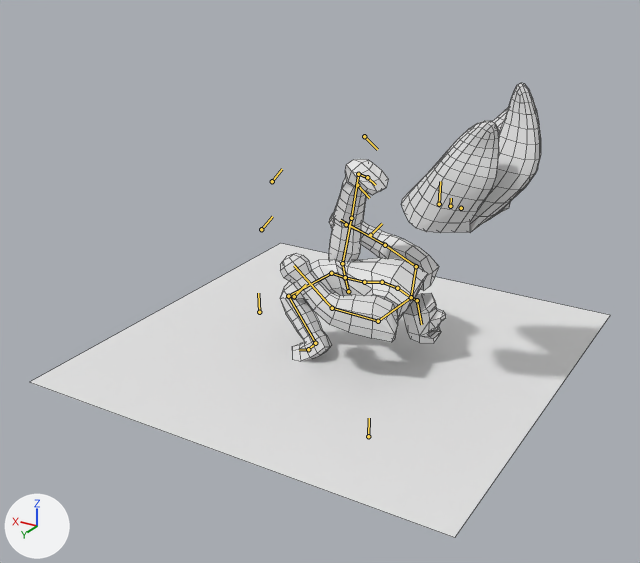
Before and after pictures for a commit that changed the Blender file Models/Tiki.blend.
Before and after are seen from a 50 mm lens placed at (-18.3, 34.1, 19.2), pointed at (0.7, 2.5, 3.4). The axes (+X, +Y, +Z) are drawn at lower left. The lights are the same throughout. Both versions are drawn at frame 5 of the action 'UpNormal'; the numbers are the values there. The bones that bend it are drawn over the model as lines. Mesh edges are drawn as thin lines.

In view in the first picture: 'Cube', 'Plane', 'head', 'torso'.
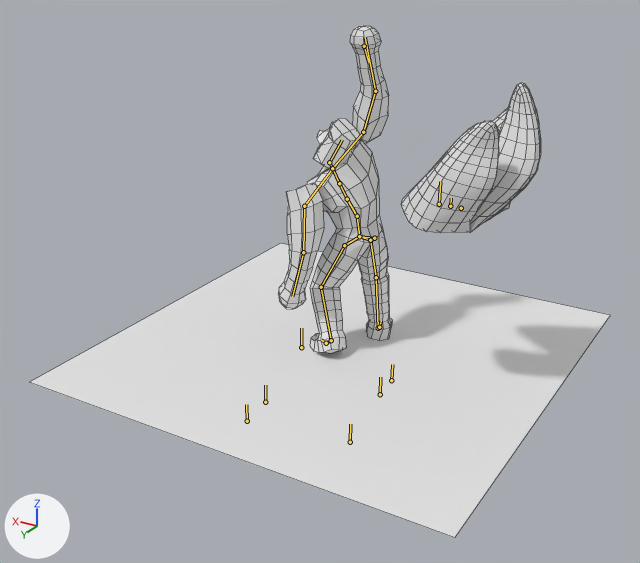
What differs and where, as boxes [x1, y1, x2, y2] in the pictures (640 x 563 px):
'torso', posed (28% narrower, 62% taller)
    before: [280, 159, 439, 361]
    after: [278, 26, 392, 354]
'head', posed (11% wider)
    before: [403, 293, 446, 343]
    after: [313, 119, 361, 170]
bone 'Bone.001', root to tip
    before: (259, 312) to (258, 293)
    after: (247, 421) to (246, 404)
bone 'Bone.006', root to tip
    before: (357, 185) to (369, 198)
    after: (391, 380) to (392, 364)
bone 'Bone.024', root to tip
    before: (294, 296) to (306, 284)
    after: (301, 347) to (301, 328)
bone 'Bone.026', root to tip
    before: (261, 229) to (272, 216)
    after: (265, 402) to (265, 385)
bone 'Bone.028', root to tip
    before: (368, 436) to (369, 418)
    after: (350, 442) to (350, 424)
bone 'Bone.029', root to tip
    before: (364, 136) to (377, 149)
    after: (380, 394) to (380, 377)
bone 'Bone.030', root to tip
    before: (348, 291) to (345, 277)
    after: (374, 238) to (359, 236)
bone 'Bone', root to tip
    before: (345, 277) to (364, 282)
    after: (359, 236) to (357, 216)
bone 'Bone.007', root to tip
    before: (411, 297) to (378, 321)
    after: (332, 168) to (304, 206)
bone 'Bone.015', root to tip
    before: (417, 300) to (421, 324)
    after: (329, 162) to (342, 140)
bone 'Bone.016', root to tip
    before: (411, 297) to (416, 266)
    after: (332, 168) to (363, 132)
bone 'Bone.019', root to tip
    before: (345, 277) to (342, 263)
    after: (359, 236) to (370, 240)

The change, as a list of edits to the scene's bpy script:
```text
Change bone_bone_001:
    where bone_bone_001 = bpy.data.objects['Tiki'].pose.bones['Bone.001']
    bone_bone_001.location: (0.74, -1.09, 1.42) -> (1.71, -7.52, 1.42)
Change bone_bone_006:
    where bone_bone_006 = bpy.data.objects['Tiki'].pose.bones['Bone.006']
    bone_bone_006.location: (-3.13, 5.2, 1.09) -> (-3.06, -7.14, -3.38)
    bone_bone_006.rotation_quaternion: (0.541, 0.177, 0.127, 0.812) -> (0.966, 0.0, 0.259, 0.0)  # degrees (24, -9, 111) -> degrees (0, 30, 0)
Change bone_bone_024:
    where bone_bone_024 = bpy.data.objects['Tiki'].pose.bones['Bone.024']
    bone_bone_024.location: (4.52, -2.38, 2.17) -> (4.8, -5.4, 1.15)
    bone_bone_024.rotation_quaternion: (0.803, -0.142, 0.479, 0.325) -> (0.818, 0.0, 0.575, 0.0)  # degrees (10, 59, 50) -> degrees (0, 70, 0)
Change bone_bone_025:
    where bone_bone_025 = bpy.data.objects['Tiki'].pose.bones['Bone.025']
    bone_bone_025.location: (4.6, -1.81, -0.66) -> (-0.49, 19.37, 1.21)
    bone_bone_025.rotation_quaternion: (0.932, 0.071, -0.07, 0.348) -> (1.0, 0.0, 0.0, 0.0)  # degrees (5, -10, 40) -> degrees (0, 0, 0)
Change bone_bone_026:
    where bone_bone_026 = bpy.data.objects['Tiki'].pose.bones['Bone.026']
    bone_bone_026.location: (4.35, 4.66, 1.39) -> (5.53, -5.4, -0.23)
    bone_bone_026.rotation_quaternion: (0.803, -0.142, 0.479, 0.325) -> (0.818, 0.0, 0.575, 0.0)  # degrees (10, 59, 50) -> degrees (0, 70, 0)
Change bone_bone_027:
    where bone_bone_027 = bpy.data.objects['Tiki'].pose.bones['Bone.027']
    bone_bone_027.location: (6.48, 5.48, 1.73) -> (2.5, 18.48, 2.71)
    bone_bone_027.rotation_quaternion: (0.932, 0.071, -0.07, 0.348) -> (1.0, 0.0, 0.0, 0.0)  # degrees (5, -10, 40) -> degrees (0, 0, 0)
Change bone_bone_028:
    where bone_bone_028 = bpy.data.objects['Tiki'].pose.bones['Bone.028']
    bone_bone_028.location: (-2.33, -1.09, 1.85) -> (-1.36, -1.72, 1.85)
Change bone_bone_029:
    where bone_bone_029 = bpy.data.objects['Tiki'].pose.bones['Bone.029']
    bone_bone_029.location: (-0.88, 12.5, 2.27) -> (-1.02, -1.1, 0.35)
    bone_bone_029.rotation_quaternion: (0.541, 0.177, 0.127, 0.812) -> (0.966, 0.0, 0.259, 0.0)  # degrees (24, -9, 111) -> degrees (0, 30, 0)
Change bone_bone_030:
    where bone_bone_030 = bpy.data.objects['Tiki'].pose.bones['Bone.030']
    bone_bone_030.location: (-2.65, 1.38, -0.38) -> (0.01, 0.0, 0.0)
    bone_bone_030.rotation_quaternion: (0.732, -0.084, 0.049, -0.675) -> (1.0, 0.0, 0.0, 0.0)  # degrees (-11, -2, -85) -> degrees (0, 0, 0)
Change bone_bone:
    where bone_bone = bpy.data.objects['Tiki'].pose.bones['Bone']  # child of 'Bone.030'
    bone_bone.location: (-4.17, -4.67, 0.0) -> (0.0, 0.0, 0.0)
    bone_bone.rotation_quaternion: (0.754, 0.0, 0.0, 0.657) -> (0.997, 0.0, 0.0, -0.073)  # degrees (0, 0, 82) -> degrees (0, 0, -8)
Change bone_bone_007:
    where bone_bone_007 = bpy.data.objects['Tiki'].pose.bones['Bone.007']  # child of 'Bone.004'
    bone_bone_007.location: (-4.34, -4.12, 3.19) -> (0.0, 0.0, 0.0)
    bone_bone_007.rotation_quaternion: (1.0, 0.0, 0.0, 0.0) -> (0.891, 0.412, -0.102, -0.162)  # degrees (0, 0, 0) -> degrees (50, -3, -22)
Change bone_bone_015:
    where bone_bone_015 = bpy.data.objects['Tiki'].pose.bones['Bone.015']  # child of 'Bone.005'
    bone_bone_015.location: (6.85, -3.78, 1.84) -> (0.0, 0.0, 0.0)
    bone_bone_015.rotation_quaternion: (0.878, -0.039, 0.07, 0.471) -> (0.851, 0.0, 0.0, 0.524)  # degrees (0, 9, 56) -> degrees (0, 0, 63)
Change bone_bone_016:
    where bone_bone_016 = bpy.data.objects['Tiki'].pose.bones['Bone.016']  # child of 'Bone.004'
    bone_bone_016.location: (-2.31, -1.35, 2.85) -> (0.0, 0.0, 0.0)
    bone_bone_016.rotation_quaternion: (1.0, 0.0, 0.0, 0.0) -> (0.891, 0.151, -0.065, -0.423)  # degrees (0, 0, 0) -> degrees (19, 1, -51)
Change bone_bone_019:
    where bone_bone_019 = bpy.data.objects['Tiki'].pose.bones['Bone.019']  # child of 'Bone.030'
    bone_bone_019.location: (-4.18, 0.78, -1.18) -> (0.0, 0.0, 0.0)
    bone_bone_019.rotation_quaternion: (0.975, -0.085, 0.194, 0.062) -> (0.966, 0.166, -0.114, -0.163)  # degrees (-9, 23, 6) -> degrees (21, -10, -21)
```
